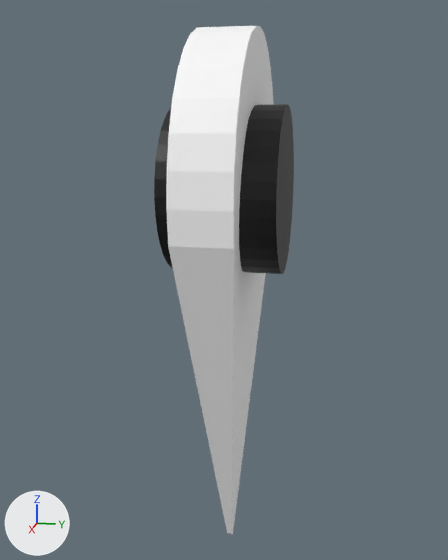
The glTF model MapMarker.glb: old version first, new version second.
Before and after are seen from a camera (50 mm lens) standing at (1.127, 0.211, 0.833) and looking at (-0.009, -0.016, 0.549). The axes (+X, +Y, +Z) are drawn at lower left. The lights are the same throughout. Where no turn or scale is listed for an object, it has been applied to the vertices. Vertices at the same position are counted once.

In view in the first picture: 'MapMarker'.
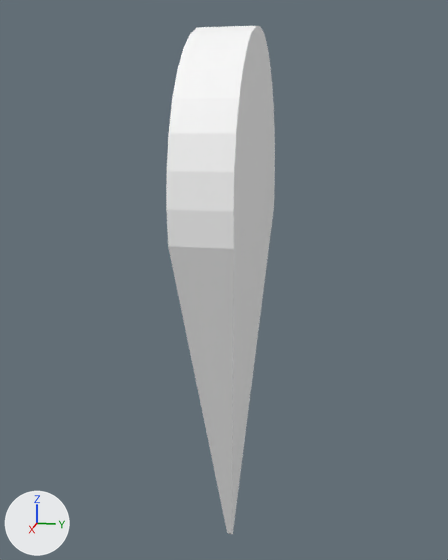
Pixel boxes [x1, y1, x2, y2] of what changed, in the pictures (448 x 560 px):
'MapMarker', reshaped (22% narrower)
    before: [154, 26, 294, 534]
    after: [166, 26, 275, 534]
part 1 of me_circle, deleted (black)
    before: [154, 104, 294, 274]

The change in detail:
me_circle has 108 vertices, 208 faces and spans x -0.25..0.25, y -0.1..0.1, z 0.0..1.0.
me_circle is used by ob_mapmarker; location (0.0, 0.0, 0.0).
me_circle part 1: the loose piece of 64 vertices spanning x -0.15..0.15, y -0.1..0.1, z 0.572..0.872 is deleted.
me_circle no longer uses material mat_markerdark (black #000000).
